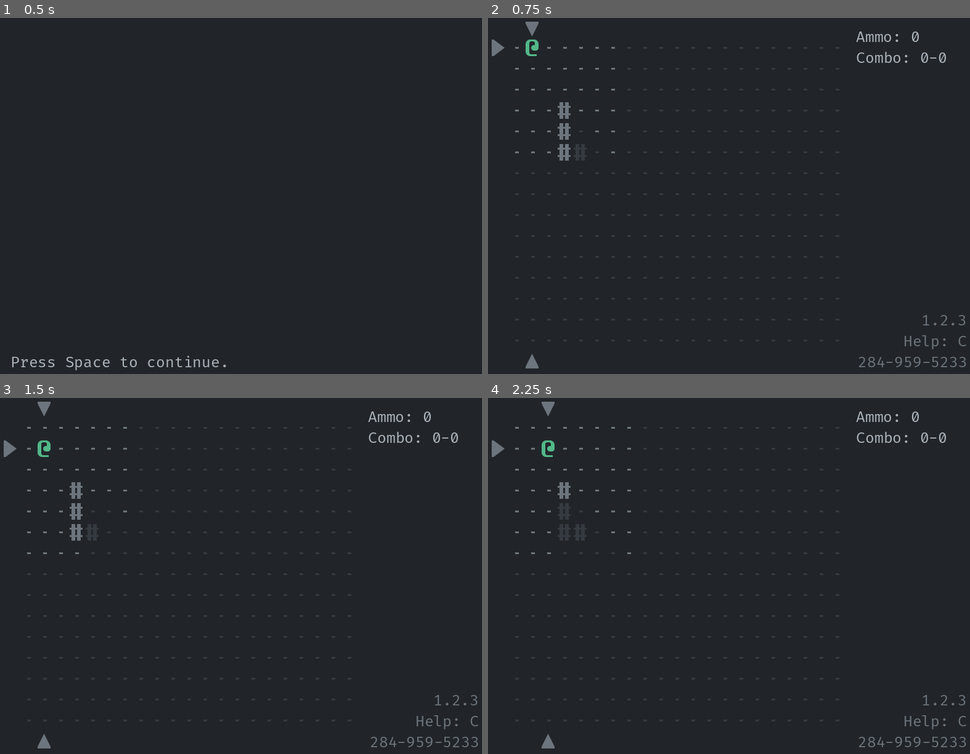
Above: before the commit, frames 1-4 (two rows, left to right).
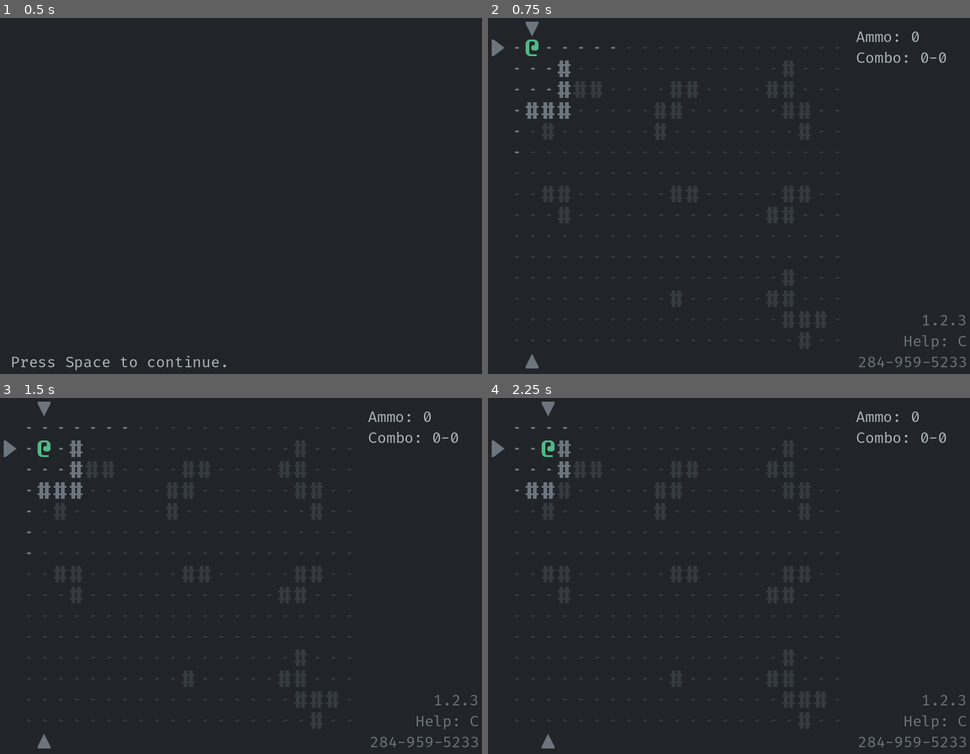
Above: after the commit, the same moments.

Repository: Bozar/godot-4-roguelike-demo
Game: Godot game, scene res://scene/main/main_game.tscn
The game is run twice, just before and just after one commit, with the same random seed, the same clock (stepped at 60 frames per second) and the same inputs.
Inputs:
- Up to frame 1 (0.5 s): no input
- Up to frame 2 (0.75 s): tap Space (aim) at 0.5, 0.6 s; hold Right (move_right) from 0.53 s (still down)
- Up to frame 3 (1.5 s): tap Space (aim) at 1.25, 1.35 s; release Right (move_right) at 1.28 s; hold Down (move_down) from 1.28 s (still down)
- Up to frame 4 (2.25 s): tap Enter at 2 s; release Down (move_down) at 2.03 s; hold Right (move_right) from 2.03 s (still down); tap Space (aim) at 2.1 s

Frame 1 is identical in both runs. In frame 2, 0.6% of the frame differs, in the area x 7-27%, y 11-41%; in frame 3, 0.6%, in the area x 7-27%, y 11-44%; in frame 4, 0.5%.

Commit message:
Add testing prefabs that cover the whole dungeon.

Diff:
--- a/library/node_reference.gd
+++ b/library/node_reference.gd
@@ -36,7 +36,7 @@
         PC_ACTION,
     ],
     RANDOM_NUMBER: [
-        FOOTNOTE_LABEL, ACTOR_ACTION, NEW_GAME, GAME_PROGRESS,
+        FOOTNOTE_LABEL, ACTOR_ACTION, NEW_GAME, GAME_PROGRESS, INIT_WORLD,
     ],
     PC_ACTION: [
         GAME_STATE_LABEL, ACTOR_ACTION,
--- a/project.godot
+++ b/project.godot
@@ -30,7 +30,6 @@
 gdscript/warnings/unsafe_method_access=1
 gdscript/warnings/unsafe_cast=1
 gdscript/warnings/unsafe_call_argument=1
-gdscript/warnings/return_value_discarded=1
 
 [display]
 
--- a/scene/main/init_world.gd
+++ b/scene/main/init_world.gd
@@ -4,11 +4,19 @@
 
 const INDICATOR_OFFSET: int = 32
 
-const PATH_TO_PREFAB: StringName = "resource/dungeon_prefab/l_block.txt"
+const PATH_TO_PREFAB: StringName = "resource/dungeon_prefab/"
+const MAX_PREFABS_PER_ROW: int = 3
+const MAX_PREFABS: int = 9
+const EDIT_TAGS: Array = [
+    DungeonPrefab.VERTICAL_FLIP, DungeonPrefab.HORIZONTAL_FLIP
+]
 
 const WALL_CHAR: StringName = "#"
 const TRAP_CHAR: StringName = "?"
 const GRUNT_CHAR: StringName = "G"
+
+
+var _ref_RandomNumber: RandomNumber
 
 
 func create_world() -> void:
@@ -30,24 +38,41 @@
 
 
 func _create_from_file(tagged_sprites: Array[TaggedSprite]) -> void:
-    var parsed: ParsedFile = FileIo.read_as_line(PATH_TO_PREFAB)
-    if not parsed.parse_success:
-        return
+    var prefabs: Array = FileIo.get_files(PATH_TO_PREFAB)
+    var file_name: String
+    var parsed: ParsedFile
+    var packed_prefab: DungeonPrefab.PackedPrefab
+    var shift_coord: Vector2i = Vector2i(0, 0)
+    var row: int = 0
 
-    var packed_prefab: DungeonPrefab.PackedPrefab = DungeonPrefab.get_prefab(
-            parsed.output_line,
-            [
-                # DungeonPrefab.VERTICAL_FLIP,
-                # DungeonPrefab.HORIZONTAL_FLIP,
-                # DungeonPrefab.ROTATE_RIGHT,
-            ])
+    ArrayHelper.shuffle(prefabs, _ref_RandomNumber)
+    prefabs.resize(MAX_PREFABS)
+    for i: int in range(0, prefabs.size()):
+        file_name = prefabs[i]
+        parsed = FileIo.read_as_line(file_name)
+        if not parsed.parse_success:
+            return
+
+        packed_prefab = DungeonPrefab.get_prefab(parsed.output_line,
+                _get_edit_tags())
+
+        if (i > 0) and (i % MAX_PREFABS_PER_ROW == 0):
+            row += 1
+        shift_coord.x = (i - MAX_PREFABS_PER_ROW * row) * packed_prefab.max_x
+        shift_coord.y = row * packed_prefab.max_y
+
+        _create_sprite(packed_prefab, shift_coord, tagged_sprites)
+
+
+func _create_sprite(packed_prefab: DungeonPrefab.PackedPrefab,
+        shift_coord: Vector2i, tagged_sprites: Array[TaggedSprite]) -> void:
     var new_x: int
     var new_y: int
 
     for y: int in range(0, packed_prefab.max_y):
         for x: int in range(0, packed_prefab.max_x):
-            new_x = x + 3
-            new_y = y + 3
+            new_x = x + shift_coord.x
+            new_y = y + shift_coord.y
             match packed_prefab.prefab[x][y]:
                 WALL_CHAR:
                     tagged_sprites.push_back(CreateSprite.create_building(
@@ -89,3 +114,12 @@
         new_offset = indicators[i][1]
         tagged_sprites.push_back(CreateSprite.create(MainTag.INDICATOR,
                 i, new_coord, new_offset))
+
+
+func _get_edit_tags() -> Array:
+    var tags: Array = []
+
+    for i: int in EDIT_TAGS:
+        if _ref_RandomNumber.get_percent_chance(50):
+            tags.push_back(i)
+    return tags
Not shown, added: resource/dungeon_prefab/prefab_0.txt
Not shown, added: resource/dungeon_prefab/prefab_1.txt
Not shown, added: resource/dungeon_prefab/prefab_2.txt
Not shown, added: resource/dungeon_prefab/prefab_3.txt
Not shown, added: resource/dungeon_prefab/prefab_4.txt
Not shown, added: resource/dungeon_prefab/prefab_5.txt
Not shown, added: resource/dungeon_prefab/prefab_6.txt
Not shown, added: resource/dungeon_prefab/prefab_7.txt
Not shown, added: resource/dungeon_prefab/prefab_8.txt
Renamed: resource/dungeon_prefab/l_block.txt -> resource/dungeon_prefab/test_prefab/l_block.txt
Not shown, added: resource/REXPaint/prefab_0.xp
Not shown, added: resource/REXPaint/prefab_1.xp
(and 9 more such lines)
